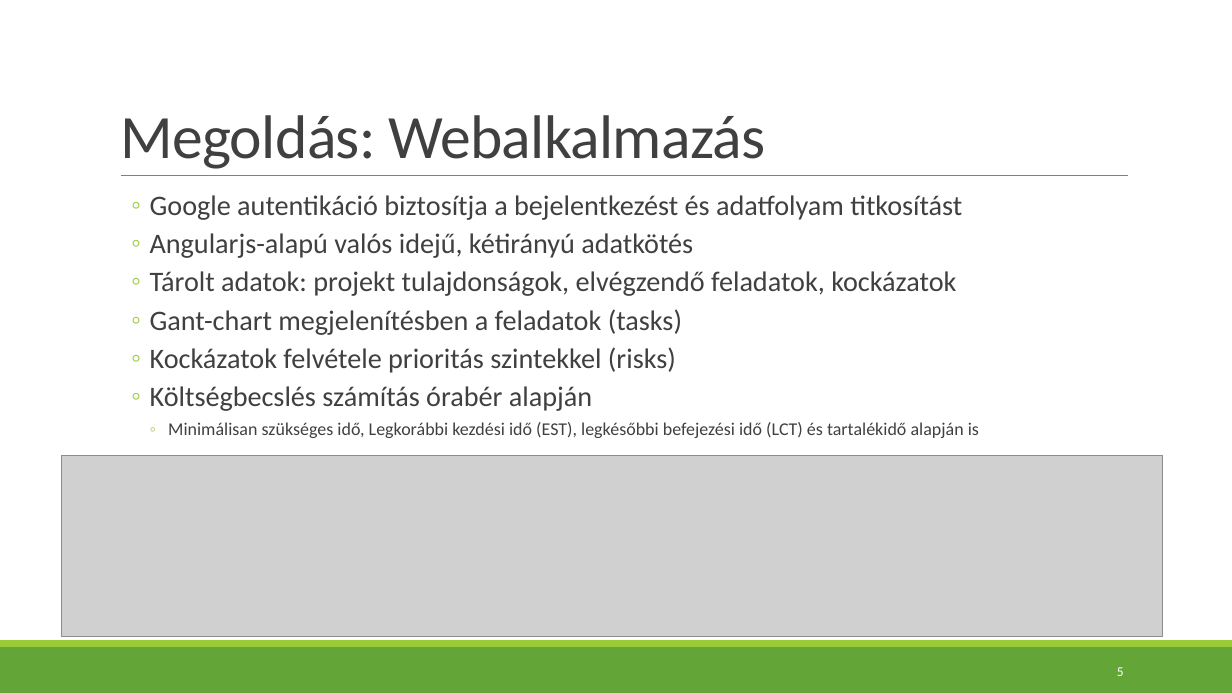
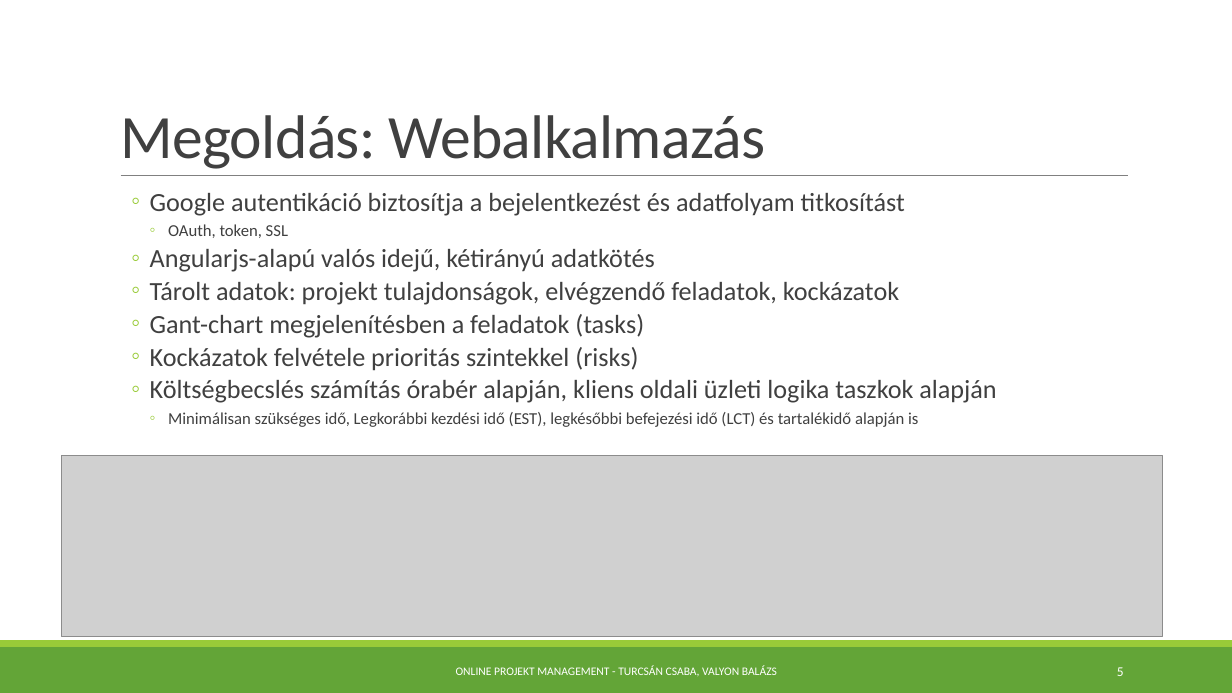
Before and after one commit to valyonbalazs/softarch, a slide deck: slide 5 of specification/prezentacio_v01.pptx. Drawn at 1232x693 pixels with LibreOffice and Linux fonts; fonts in the diff are those of the drawing; grey boxes stand for pictures. Boxes give left, top, right and bottom in pixels: in the first picture for what was removed or moved away, otherwise in the second. Text is boxed around its words. In the diff, an @@ line names an element or a change of style, - is before the commit and + after.

```diff
--- a/specification/prezentacio_v01.pptx
+++ b/specification/prezentacio_v01.pptx
@@ text at [150,193,918,427]: size 22 to 20.4 pt in "Google autentikáció biztosítja a bejelentkezést és adatfolya ...", "Angularjs-alapú valós idejű, kétirányú adatkötés", "Tárolt adatok: projekt tulajdonságok, elvégzendő feladatok,  ...", "Gant-chart megjelenítésben a feladatok (tasks)" and 1 more places; size 14 to 12.9 pt in "Minimálisan szükséges idő, Legkorábbi kezdési idő (EST), ..."; line spacing 0.9 to 0.8 @@
@@ text at [168,224,288,238]: paragraph added @@
+    ◦ OAuth, token, SSL
@@ text at [150,380,996,403]: text changed; size 22 to 20.4 pt @@
-  ◦ Költségbecslés számítás órabér alapján
+  ◦ Költségbecslés számítás órabér alapján, kliens oldali üzleti logika taszkok alapján
@@ text added at [456,666,777,676], 9 pt, text #FFFFFF @@
+ONLINE PROJEKT MANAGEMENT - TURCSÁN CSABA, VALYON BALÁZS
```
Also in this commit, not shown: 7 other slides changed, 1 slide added, 1 slide removed.
